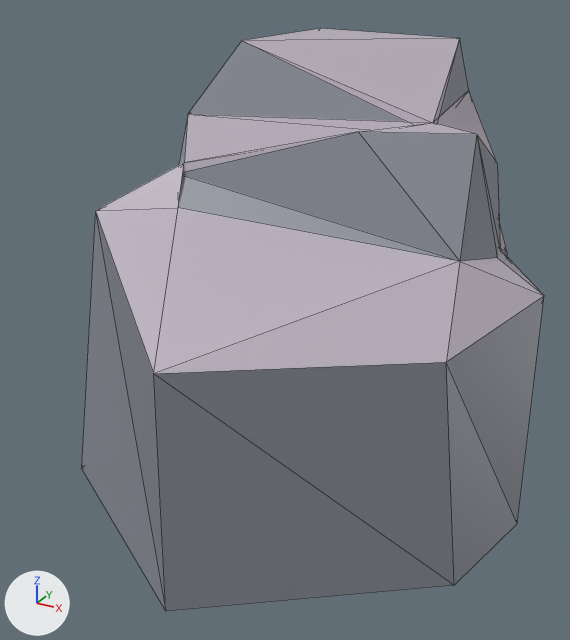
An edit to the glTF model assets/models/nature/Rock_Snow_7.lod1.glb, drawn before and after from the same camera.
One viewpoint serves both versions: a camera (50 mm lens) standing at (0.511, -1.372, 0.666) and looking at (-0.161, -0.151, 0.056). Arrows for +X, +Y and +Z are at lower left; the lights stay in place. The picture after the commit comes second. Mesh edges are drawn as thin lines. Vertices at exactly the same position are counted once.

The older version as bpy lines, for what is in view:
```python
me_cube_074 = bpy.data.meshes.new('Cube.074')
me_cube_074.from_pydata(...)  # 37 vertices, 76 faces; spans x -0.538..0.322, y -0.645..0.453, z -0.228..0.562
# faces by material slot: [47, 29]
me_cube_074.materials.append(mat_rock)  # grey #878b96
me_cube_074.materials.append(mat_snow)  # light grey #bcb3c0
ob_rock_snow_7 = bpy.data.objects.new('Rock_Snow_7', me_cube_074)
ob_rock_snow_7.location = (0.0, 0.0, 0.0)
```
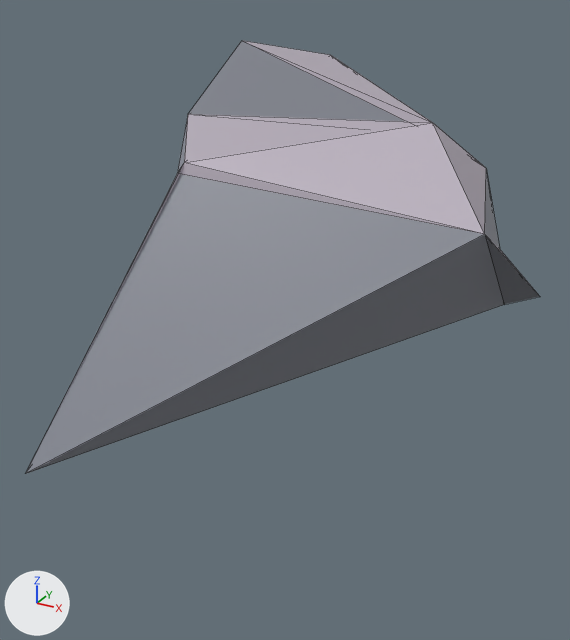
The edits, one by one:
me_cube_074 is used by ob_rock_snow_7; location (0.0, 0.0, 0.0).
me_cube_074 had 37 vertices, 76 faces and spanned x -0.538..0.322, y -0.645..0.453, z -0.228..0.562.
me_cube_074 now has 14 vertices, 30 faces and spans x -0.388..0.25, y -0.623..0.514, z -0.101..0.562.
Part 1, on me_cube_074:
28 vertices are removed from x -0.538..0.322, y -0.645..0.453, z -0.228..0.559.
70 faces are deleted.
5 vertices are added at (0.224, -0.227, 0.307), (-0.255, 0.222, 0.507), (0.08, 0.301, 0.286), (0.106, 0.514, -0.101), (-0.388, -0.623, -0.087).
13 new faces join them, mat_rock (grey #878b96).
11 new faces join them, mat_snow (light grey #bcb3c0).

Location of each change, [x1, y1, x2, y2] in pixels of the pictures (570 x 640 px):
'Rock_Snow_7', reshaped (11% wider, 26% shorter): before [81, 28, 544, 611]; after [25, 41, 540, 474]
